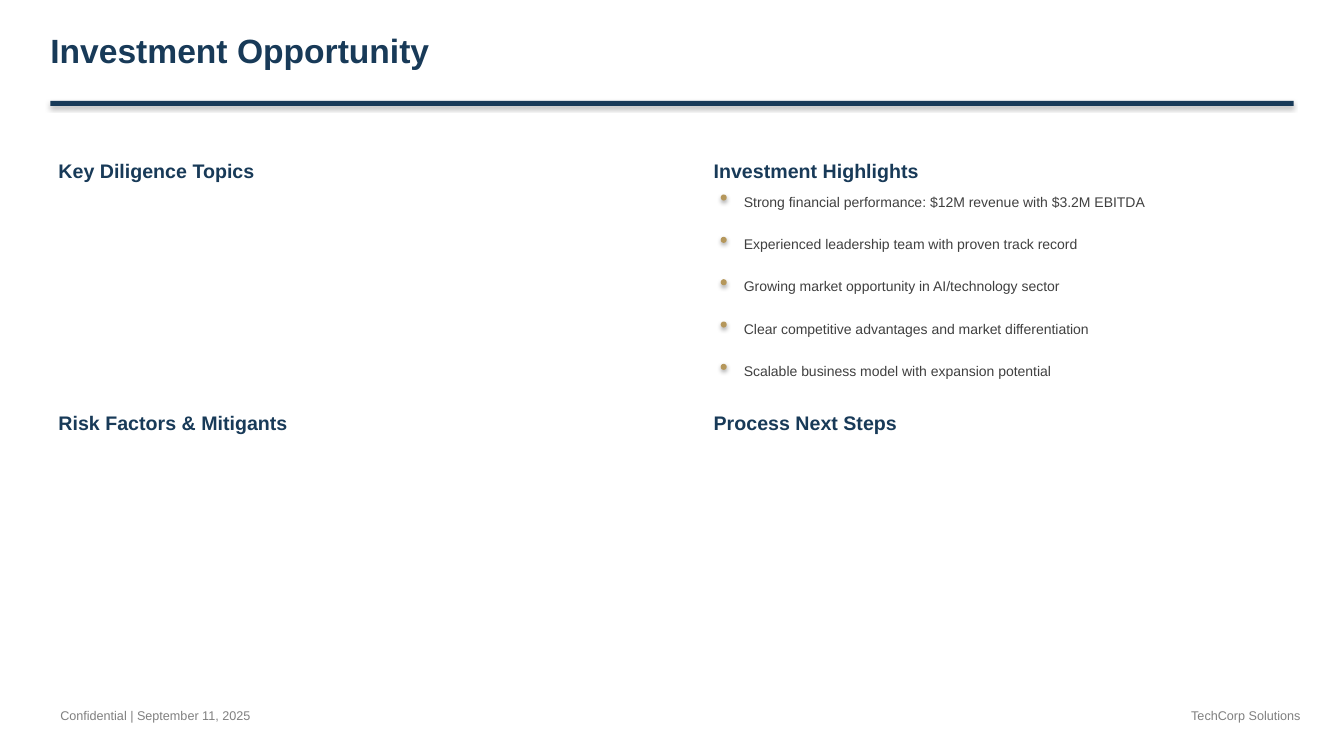
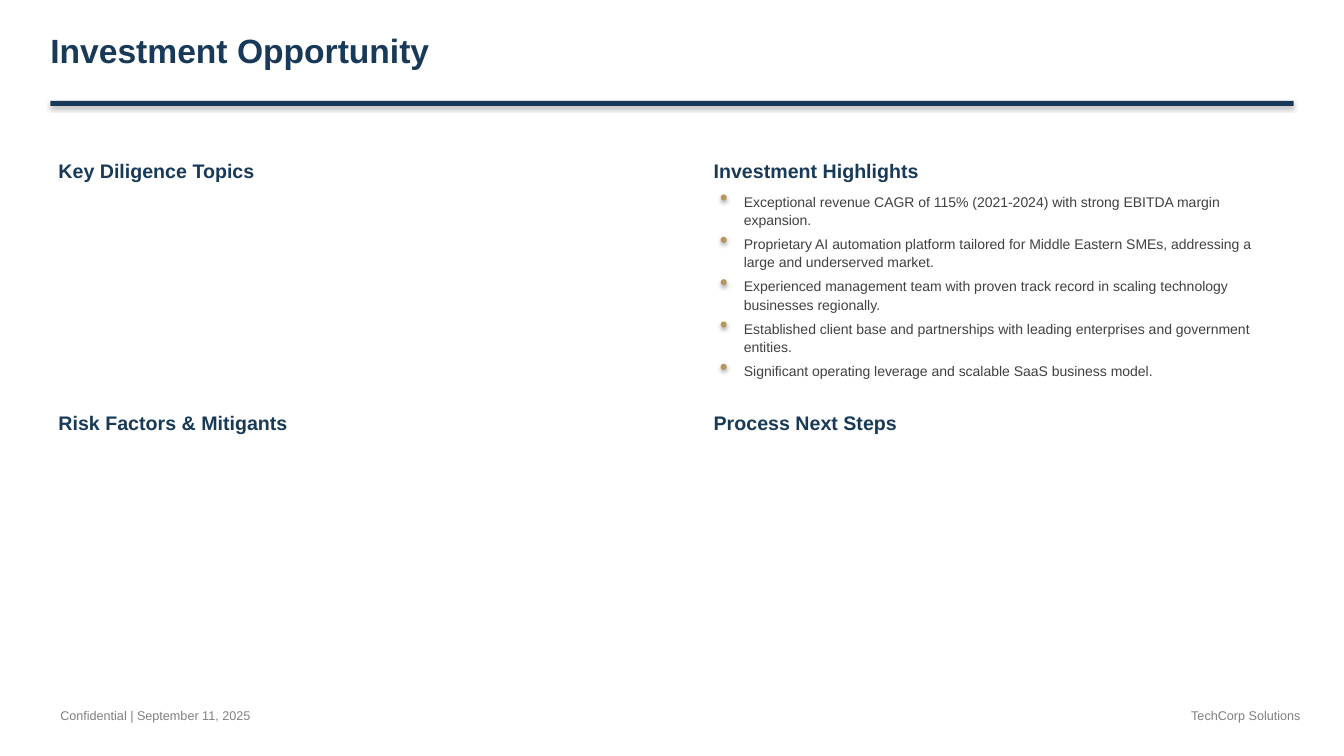
Before and after one commit to alinvb/slide_generator, a slide deck: slide 15 of output_presentation.pptx (slide 16 before the commit). Drawn at 1344x756 pixels with LibreOffice and Linux fonts; fonts in the diff are those of the drawing. Boxes give left, top, right and bottom in pixels: in the first picture for what was removed or moved away, otherwise in the second. Text is boxed around its words. In the diff, an @@ line names an element or a change of style, - is before the commit and + after.

Commit message:
feat: Enhance LLM to generate ALL comprehensive fields matching LlamaIndex example
- Updated bulletproof_json_generator_clean.py with comprehensive LLM prompt
- Added detailed field generation instructions matching LlamaIndex structure
- Enhanced field mapping to include all entities, facts, and detailed objects
- Added comprehensive strategic/financial buyer profiles with fit scores
- Included complete competitive analysis with assessment matrices
- Added detailed precedent transactions, valuation data, and process timelines
- Ensured universal applicability across all industries and company types
- Fixed indentation error in app.py that was preventing execution
- System now generates LlamaIndex-level comprehensive data for any company

```diff
--- a/output_presentation.pptx
+++ b/output_presentation.pptx
@@ text at box(744, 197, 1220, 210): text changed @@
-Strong financial performance: $12M revenue with $3.2M EBITDA
+Exceptional revenue CAGR of 115% (2021-2024) with strong EBITDA margin expansion.
@@ text at box(744, 239, 1251, 267): text changed @@
-Experienced leadership team with proven track record
+Proprietary AI automation platform tailored for Middle Eastern SMEs, addressing a large and underserved market.
@@ text at box(744, 281, 1228, 310): text changed @@
-Growing market opportunity in AI/technology sector
+Experienced management team with proven track record in scaling technology businesses regionally.
@@ text at box(744, 324, 1250, 352): text changed @@
-Clear competitive advantages and market differentiation
+Established client base and partnerships with leading enterprises and government entities.
@@ text at box(744, 366, 1153, 379): text changed @@
-Scalable business model with expansion potential
+Significant operating leverage and scalable SaaS business model.
```
Also in this commit, not shown: 2 other slides changed, 3 slides added, 4 slides removed, 2 other files.
